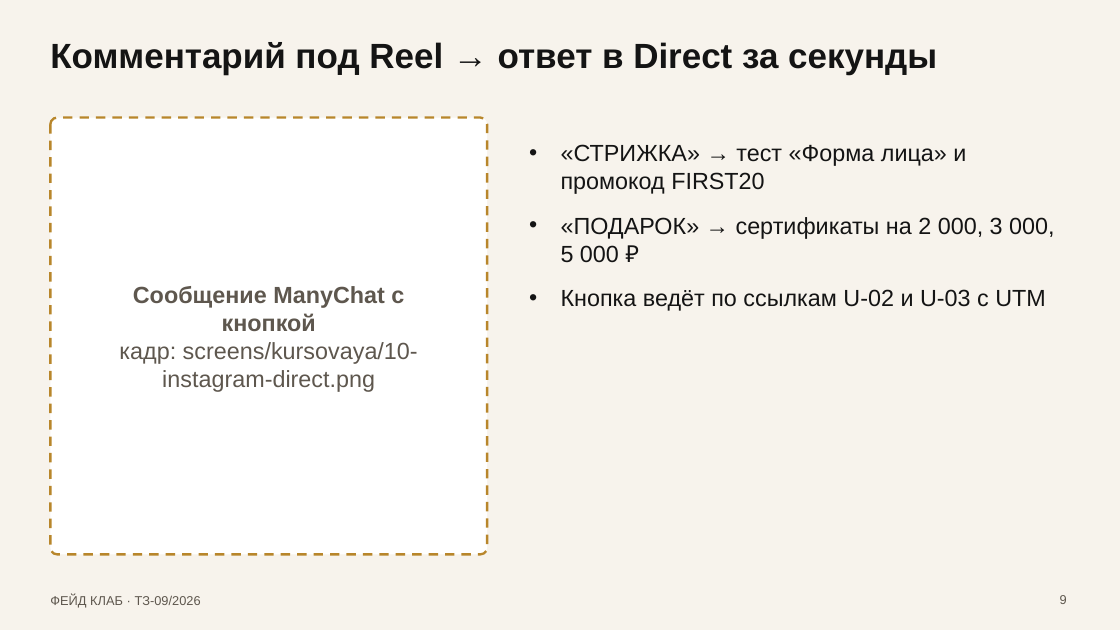
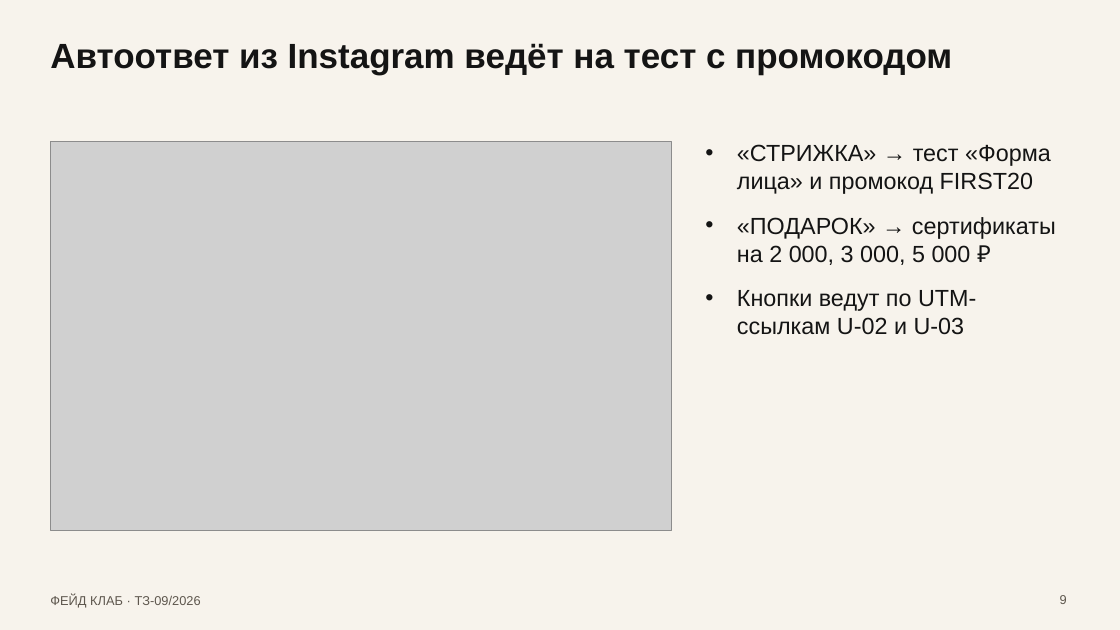
Before and after one commit to Kusttx/tz-09-barbershop-feyd-klab, a slide deck: slide 9 of presentation/zashchita.pptx. Drawn at 1120x630 pixels with LibreOffice and Linux fonts; fonts in the diff are those of the drawing; grey boxes stand for pictures. Boxes give left, top, right and bottom in pixels: in the first picture for what was removed or moved away, otherwise in the second. Text is boxed around its words. In the diff, an @@ line names an element or a change of style, - is before the commit and + after.

```diff
--- a/presentation/zashchita.pptx
+++ b/presentation/zashchita.pptx
@@ text at bbox=[50, 43, 952, 75]: text changed @@
-Комментарий под Reel → ответ в Direct за секунды
+Автоответ из Instagram ведёт на тест с промокодом
@@ rounded rectangle removed at bbox=[50, 118, 487, 555] @@
@@ picture added at bbox=[50, 142, 672, 530] @@
@@ text "«СТРИЖКА» → тест «Форма лица» ...": place and size @@
-text "«СТРИЖКА» → тест «Форма лица» ..." at bbox=[561, 144, 1054, 311]
+text "«СТРИЖКА» → тест «Форма лица» ..." at bbox=[737, 144, 1056, 335]
@@ text removed at bbox=[119, 286, 418, 392] @@
-Сообщение ManyChat с кнопкой
-кадр: screens/kursovaya/10-instagram-direct.png
@@ text at bbox=[737, 290, 976, 335]: text changed @@
-• Кнопка ведёт по ссылкам U-02 и U-03 с UTM
+• Кнопки ведут по UTM-ссылкам U‑02 и U‑03
```
Also in this commit, not shown: 1 slide added, 1 slide removed, 3 other files.
